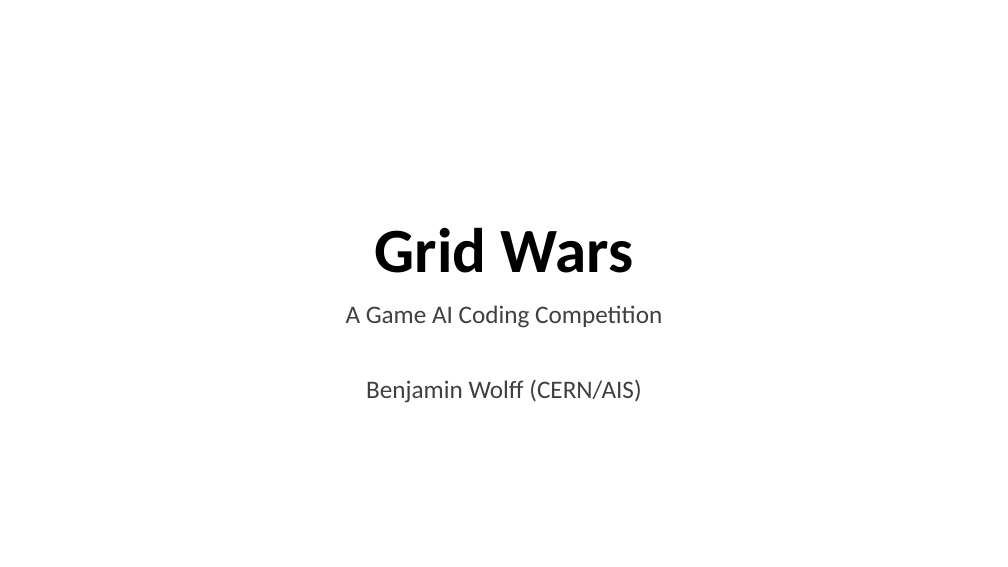
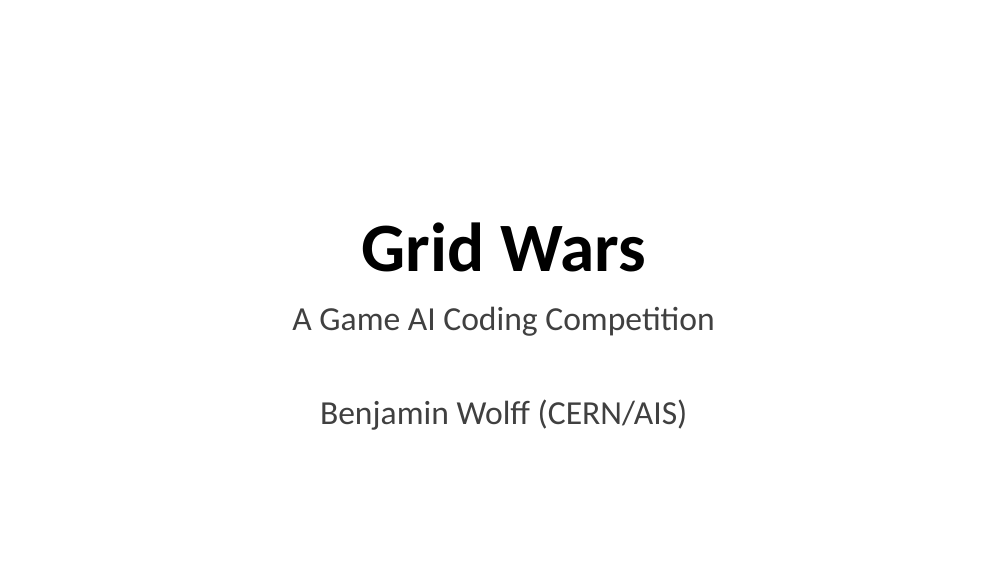
Before and after one commit to dkekel/gridwars, a slide deck: slide 1 of presentation/gridwars-intro-2018.pptx. Drawn at 1008x567 pixels with LibreOffice and Linux fonts; fonts in the diff are those of the drawing. Boxes give left, top, right and bottom in pixels: in the first picture for what was removed or moved away, otherwise in the second. Text is boxed around its words. In the diff, an @@ line names an element or a change of style, - is before the commit and + after.

```diff
--- a/presentation/gridwars-intro-2018.pptx
+++ b/presentation/gridwars-intro-2018.pptx
@@ title "Grid Wars" at box(362, 222, 646, 272): size 60 to 66 pt @@
@@ subtitle "A Game AI Coding Competition" at box(292, 306, 714, 430): size 24 to 32 pt @@
```
Also in this commit, not shown: 2 other slides changed, 4 other files.
